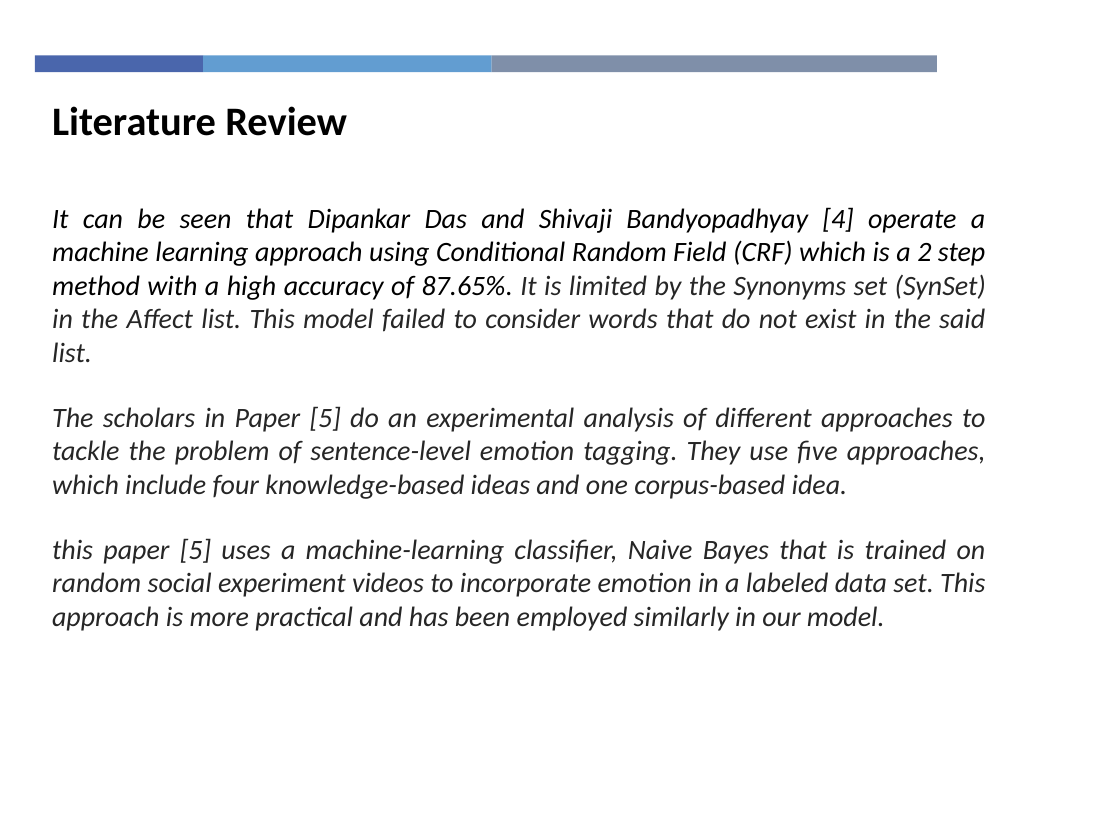
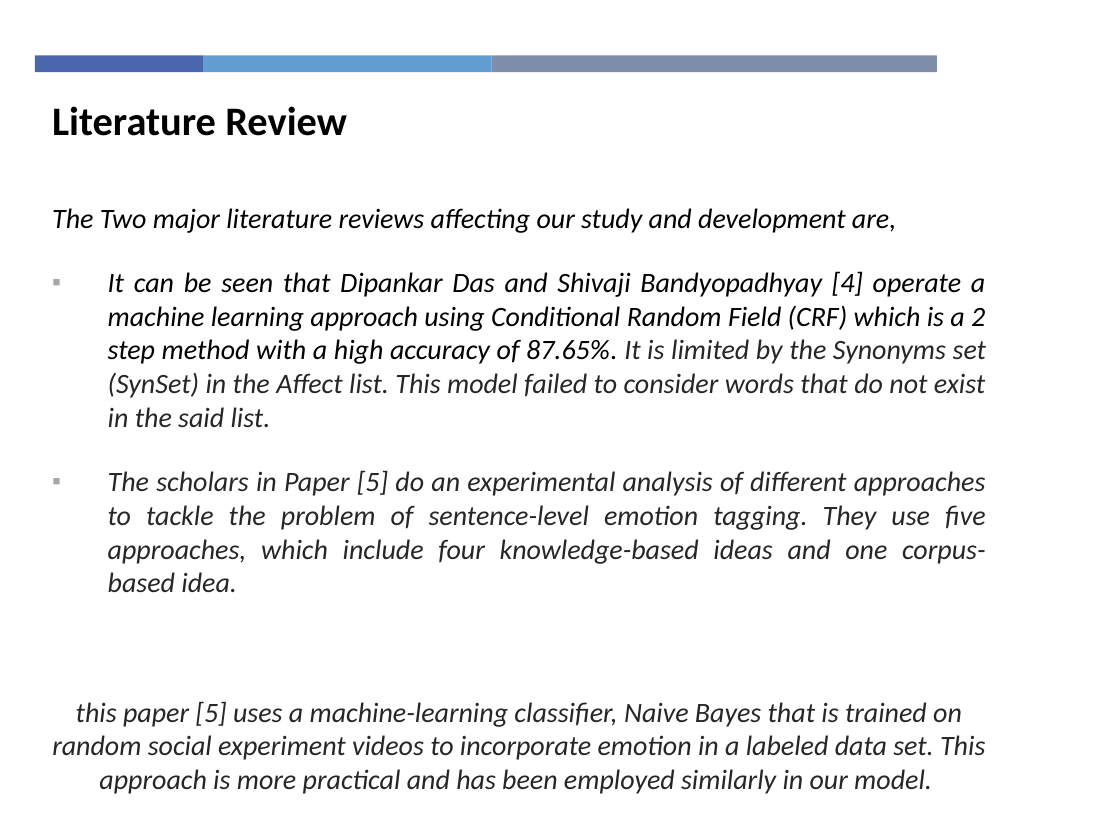
Before and after one commit to Tuurash/SentimentRecognition, a slide deck: slide 5 of Book/Thesis_Presentation.pptx. Drawn at 1120x840 pixels with LibreOffice and Linux fonts; fonts in the diff are those of the drawing; background and template pictures are left out. Boxes give left, top, right and bottom in pixels: in the first picture for what was removed or moved away, otherwise in the second. Text is boxed around its words. In the diff, an @@ line names an element or a change of style, - is before the commit and + after.

Commit message:
ppt update

```diff
--- a/Book/Thesis_Presentation.pptx
+++ b/Book/Thesis_Presentation.pptx
@@ text at box(52, 208, 896, 233): paragraph added @@
+The Two major literature reviews affecting our study and development are,
@@ text at box(52, 271, 986, 794): bullet none to ▪; alignment justified to centre @@
```
